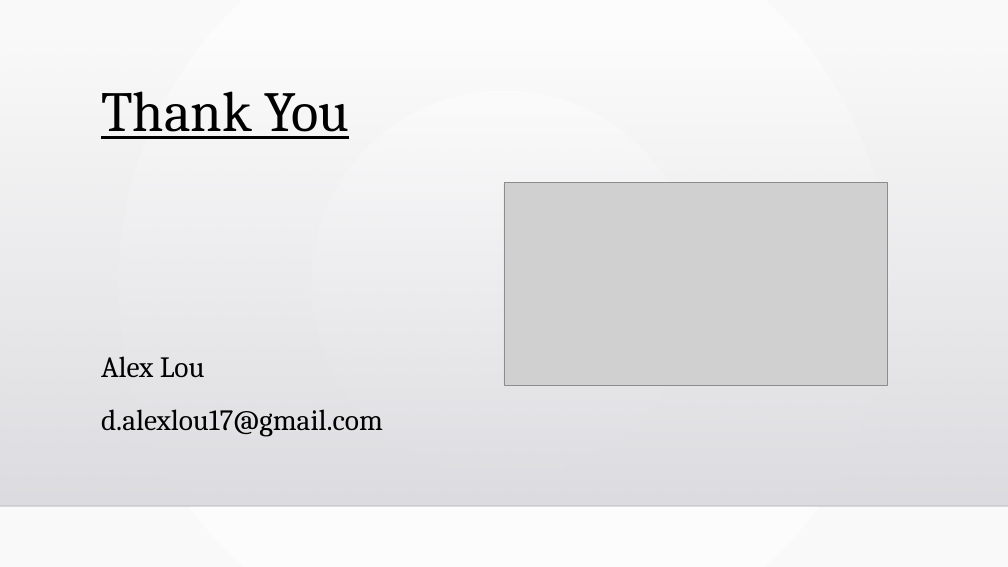
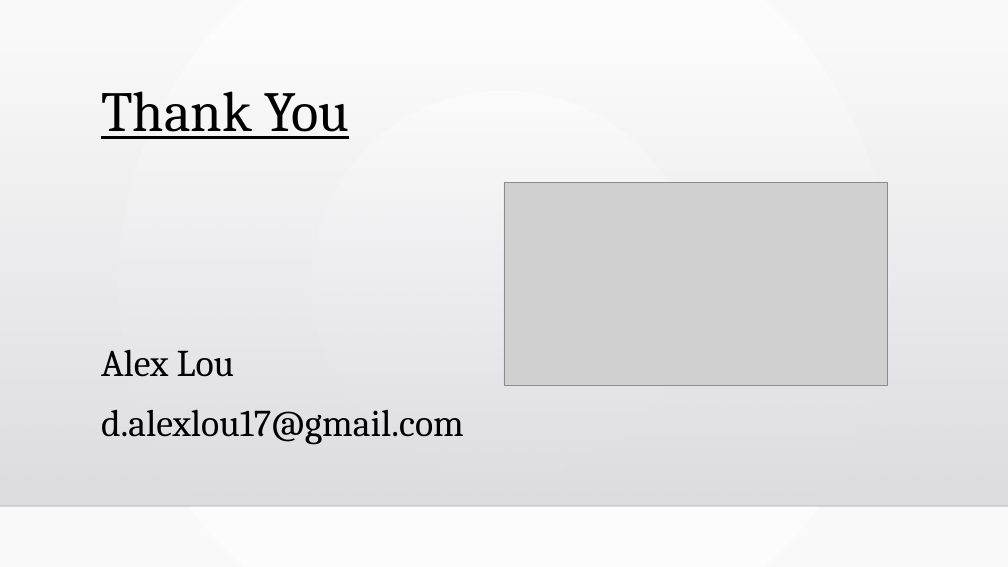
Before and after one commit to alou127/ds_projects, a slide deck: slide 14 of project_2_powepoin.pptx (slide 16 before the commit). Drawn at 1008x567 pixels with LibreOffice and Linux fonts; fonts in the diff are those of the drawing; grey boxes stand for pictures; background and template pictures are left out. Boxes give left, top, right and bottom in pixels: in the first picture for what was removed or moved away, otherwise in the second. Text is boxed around its words. In the diff, an @@ line names an element or a change of style, - is before the commit and + after.

```diff
--- a/project_2_powepoin.pptx
+++ b/project_2_powepoin.pptx
@@ text "Alex Lou" at bbox=[101, 349, 464, 445]: size 28 to 36 pt; line spacing 1.2 to 1.1 @@
```
Also in this commit, not shown: 4 other slides changed, 5 slides added, 4 slides removed.
